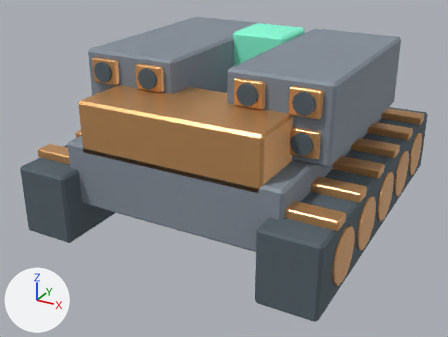
An edit to the Blender file assets/blender/boss-missile.blend, drawn before and after from the same camera.
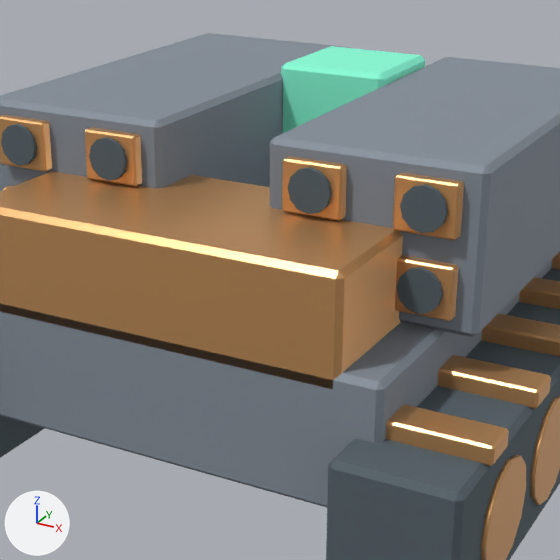
Old and new are each drawn whole from a camera (50 mm lens) standing at (3.79, -7.56, 4.17) and looking at (-0.12, -0.46, 0.62) and again close up on the part from 21% to 83% of the width and 0% to 83% of the height. The axes (+X, +Y, +Z) are drawn at lower left. The lights are the same throughout. The older version's two pictures come first.

Objects in the first close-up: 'Chassis', 'CommandCab', 'Core', 'Detail armored wheel.005', 'LaunchTube.005', 'LaunchTube.007', 'MissilePod', 'MissilePod.001', 'Track.001', 'Tread.006', 'Tread.007', 'Tread.008' and 12 more.
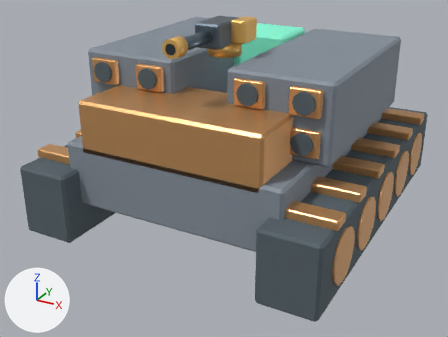
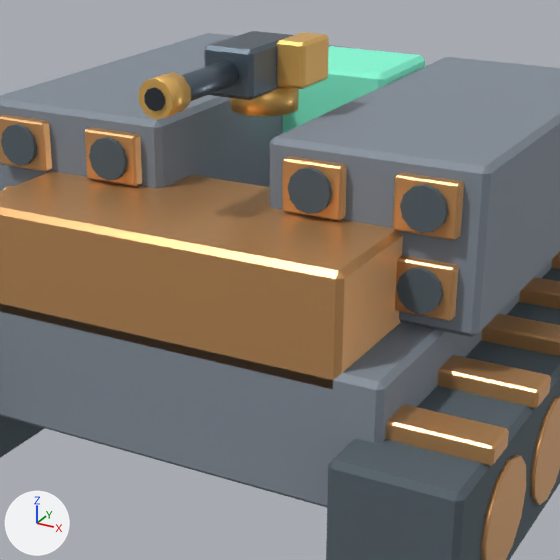
Patch to the scene script:
```diff
--- a/assets/blender/boss-missile.blend.py
+++ b/assets/blender/boss-missile.blend.py
@@ ob_auxiliary_muzzle_bore @@
+ob_auxiliary_muzzle_bore = bpy.data.objects.new('Auxiliary muzzle bore', me_cylinder_003)  # a 10-sided cylinder along z spanning x -0.0618..0.0618, y -0.065..0.065, z -0.006..0.006; in mat_auxiliarybore (dark grey #2c3238)
+ob_auxiliary_muzzle_bore.parent = ob_lightgun
+ob_auxiliary_muzzle_bore.location = (0.0, -1.242, 0.1)
+ob_auxiliary_muzzle_bore.rotation_euler = (1.571, 0.0, 0.0)  # degrees (90, 0, 0)
@@ ob_lightgun @@
+ob_lightgun = bpy.data.objects.new('LightGun', None)
+ob_lightgun.parent = ob_turret
+ob_lightgun.location = (0.0, -0.65, 1.35)
@@ ob_auxiliary_muzzle_brake @@
+ob_auxiliary_muzzle_brake = bpy.data.objects.new('Auxiliary muzzle brake', me_cylinder_002)  # a 10-sided cylinder along z spanning x -0.109..0.109, y -0.115..0.115, z -0.095..0.095; in mat_auxiliarytrim (orange #f3c26c)
+ob_auxiliary_muzzle_brake.parent = ob_lightgun
+ob_auxiliary_muzzle_brake.location = (0.0, -1.14, 0.1)
+ob_auxiliary_muzzle_brake.rotation_euler = (1.571, 0.0, 0.0)  # degrees (90, 0, 0)
@@ ob_auxiliary_barrel @@
+ob_auxiliary_barrel = bpy.data.objects.new('Auxiliary barrel', me_cylinder_001)  # a 10-sided cylinder along z spanning x -0.076..0.076, y -0.08..0.08, z -0.5..0.5; in mat_auxiliarysteel (greyish blue #65737e)
+ob_auxiliary_barrel.parent = ob_lightgun
+ob_auxiliary_barrel.location = (0.0, -0.73, 0.1)
+ob_auxiliary_barrel.rotation_euler = (1.571, 0.0, 0.0)  # degrees (90, 0, 0)
@@ ob_auxiliary_belt_box @@
+ob_auxiliary_belt_box = bpy.data.objects.new('Auxiliary belt box', me_cube_001)  # 24 vertices, 26 faces; spans x -0.1..0.1, y -0.175..0.175, z -0.14..0.14; in mat_auxiliarytrim (orange #f3c26c)
+ob_auxiliary_belt_box.parent = ob_lightgun
+ob_auxiliary_belt_box.location = (0.26, 0.02, 0.12)
@@ ob_auxiliary_receiver @@
+ob_auxiliary_receiver = bpy.data.objects.new('Auxiliary receiver', me_cube)  # 24 vertices, 26 faces; spans x -0.17..0.17, y -0.3..0.3, z -0.15..0.15; in mat_auxiliarysteel (greyish blue #65737e)
+ob_auxiliary_receiver.parent = ob_lightgun
+ob_auxiliary_receiver.location = (0.0, -0.16, 0.1)
@@ ob_auxiliary_swivel @@
+ob_auxiliary_swivel = bpy.data.objects.new('Auxiliary swivel', me_cylinder)  # a 10-sided cylinder along z spanning x -0.209..0.209, y -0.22..0.22, z -0.085..0.085; in mat_auxiliarytrim (orange #f3c26c)
+ob_auxiliary_swivel.parent = ob_lightgun
+ob_auxiliary_swivel.location = (0.0, 0.0, -0.12)
```

What differs and where, as boxes [x1, y1, x2, y2] in the close-ups (560 x 560 px):
'Auxiliary receiver', added: after [204, 31, 293, 100]
'Auxiliary belt box', added (orange): after [277, 32, 329, 89]
'Auxiliary muzzle brake', added (orange): after [138, 72, 191, 120]
'Auxiliary swivel', added (orange): after [230, 87, 299, 117]
'Auxiliary barrel', added: after [181, 60, 238, 101]
'Auxiliary muzzle bore', added: after [144, 87, 165, 111]
